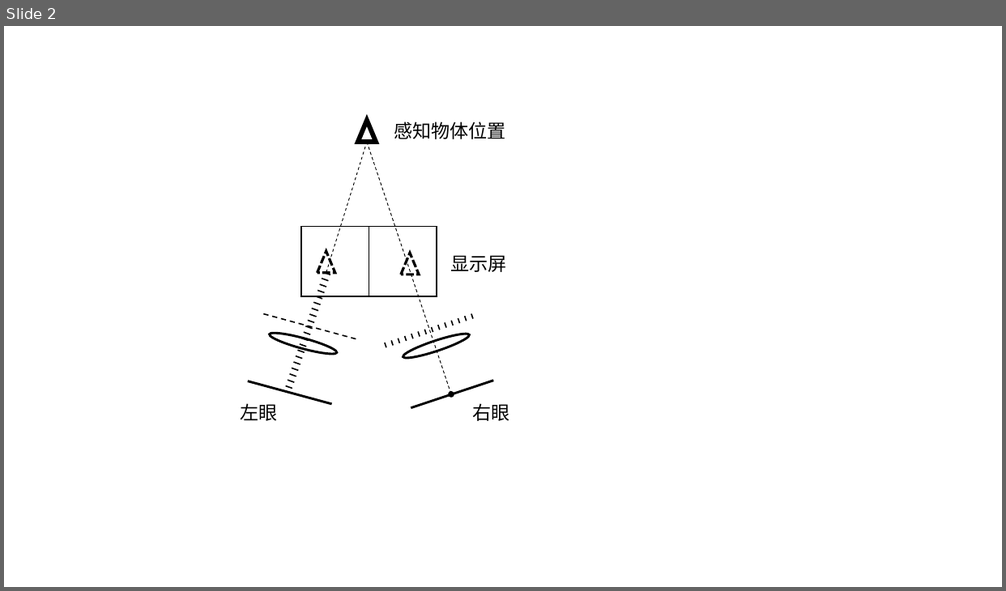
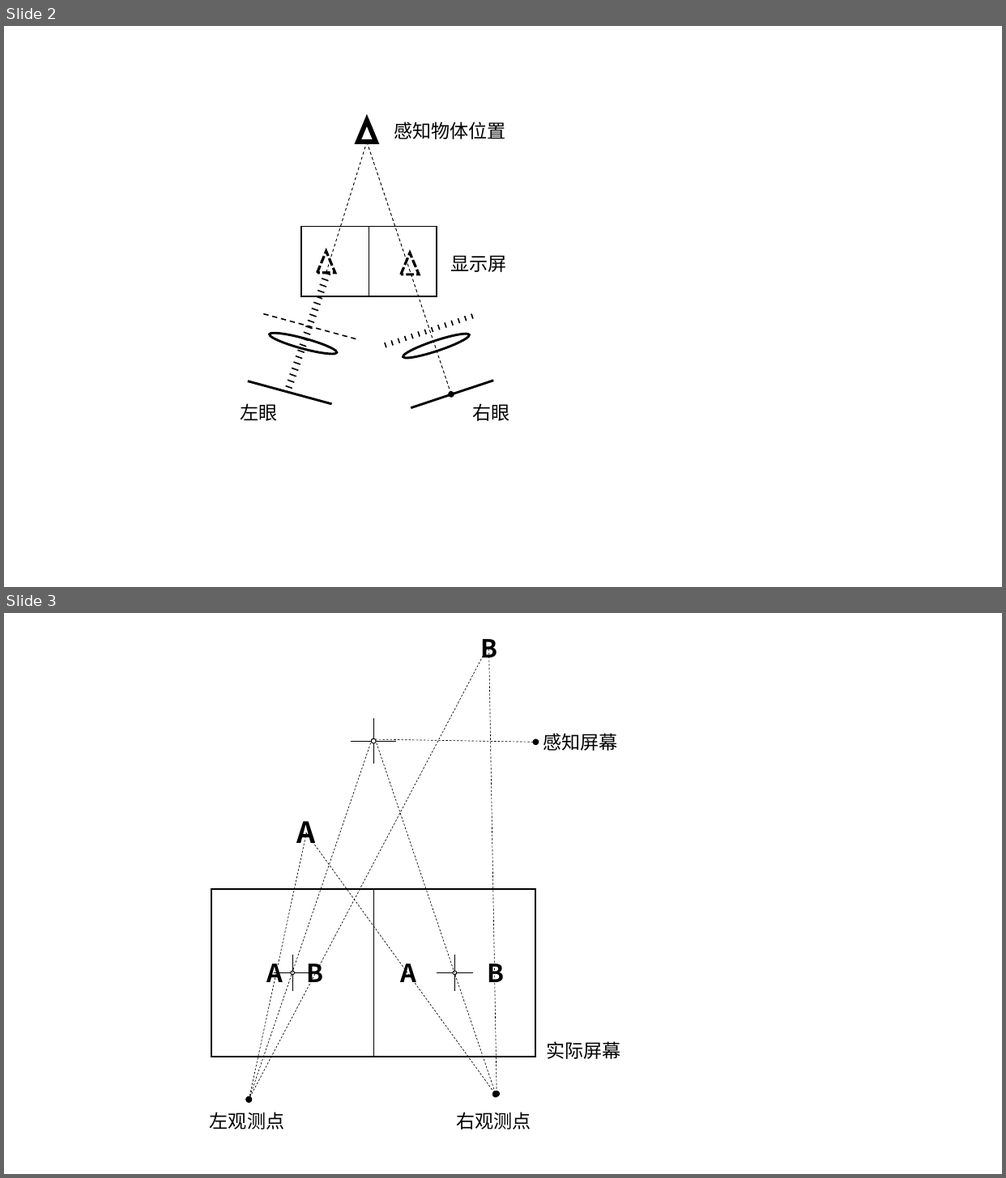
Before and after one commit to jiacai-wang/GradPaper, a slide deck: 文档/各种图.pptx. Shown one above the other, each under a label of ours: slide 2 before the commit, slides 2 and 3 after it. The pictures are 1006x591 and 1006x1178 pixels, drawn with LibreOffice and Linux fonts; fonts in the diff are those of the drawing. Boxes give left, top, right and bottom in pixels: in the first picture for what was removed or moved away, otherwise in the second. Text is boxed around its words. In the diff, an @@ line names an element or a change of style, - is before the commit and + after.

```diff
--- a/文档/各种图.pptx
+++ b/文档/各种图.pptx
@@ slide 3 added at (4,613,1002,1174), background #FFFFFF @@
@@ group added at (210,639,621,1130): 10 texts, 7 lines, 7 arrows, 3 ellipses, 1 rectangle @@
+实际屏幕
+A
+A
+A
+左观测点
+右观测点
+B
+B
+B
+感知屏幕
```
Also in this commit, not shown: 2 other files.
